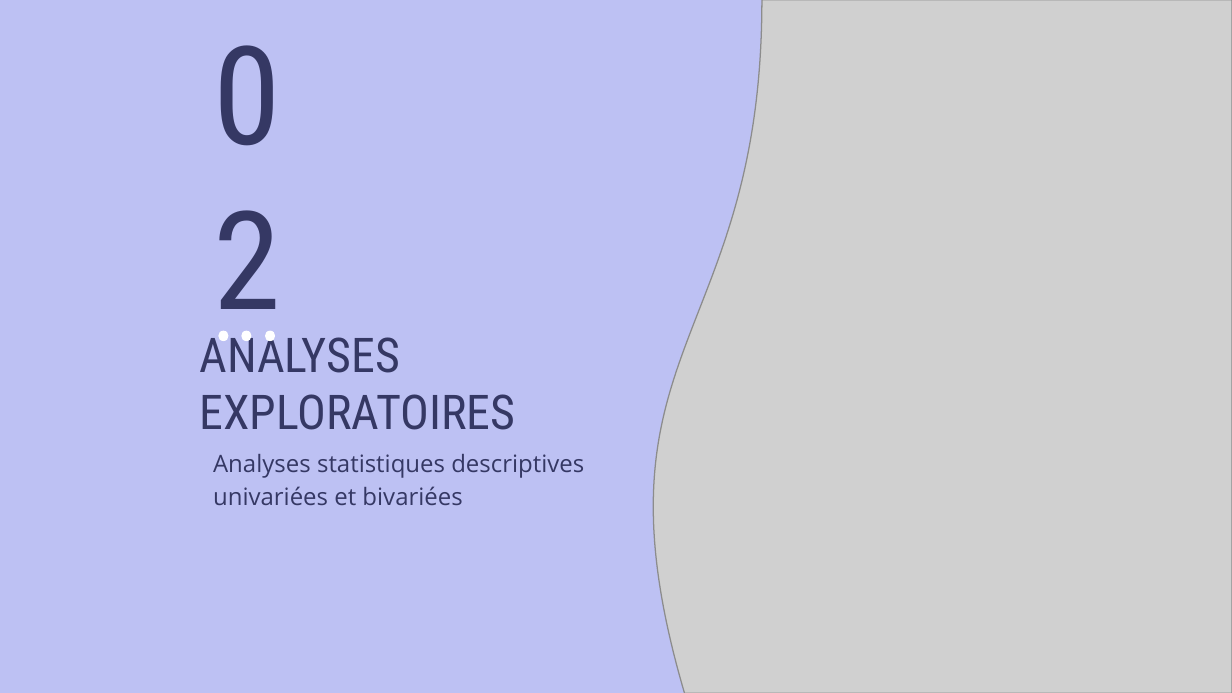
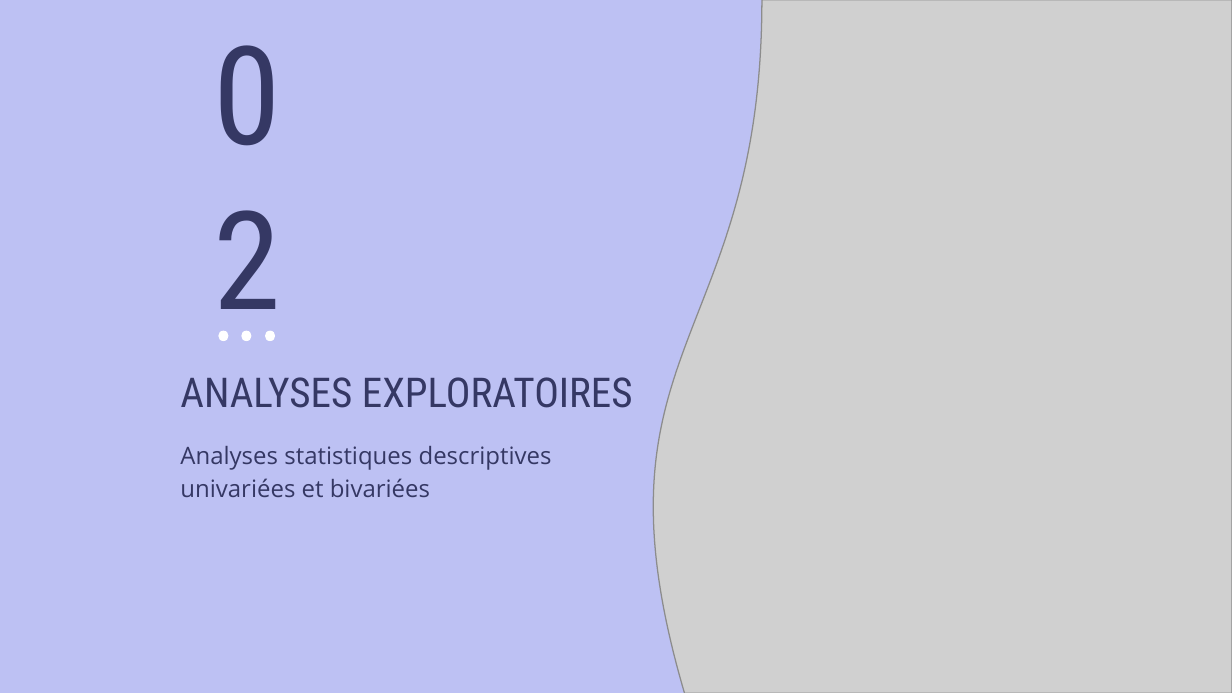
Before and after one commit to Sylvariane/Anticipez_les_besoins_en_electricite, a slide deck: slide 7 of Pélec_03_presentation.pptx. Drawn at 1232x693 pixels with LibreOffice and Linux fonts; fonts in the diff are those of the drawing; grey boxes stand for pictures. Boxes give left, top, right and bottom in pixels: in the first picture for what was removed or moved away, otherwise in the second. Text is boxed around its words. In the diff, an @@ line names an element or a change of style, - is before the commit and + after.

```diff
--- a/Pélec_03_presentation.pptx
+++ b/Pélec_03_presentation.pptx
@@ title "ANALYSES EXPLORATOIRES": place and size @@
-title "ANALYSES EXPLORATOIRES" at [199, 331, 515, 430]
+title "ANALYSES EXPLORATOIRES" at [180, 377, 633, 408]
@@ title "ANALYSES EXPLORATOIRES" at [180, 377, 633, 408]: size 28 to 24 pt @@
@@ subtitle "Analyses statistiques descriptives univariées et ...": place and size @@
-subtitle "Analyses statistiques descriptives univariées et ..." at [213, 454, 584, 505]
+subtitle "Analyses statistiques descriptives univariées et ..." at [180, 446, 552, 497]
```
Also in this commit, not shown: 12 other slides changed, 7 slides added, 1 slide removed, 2 other files.
